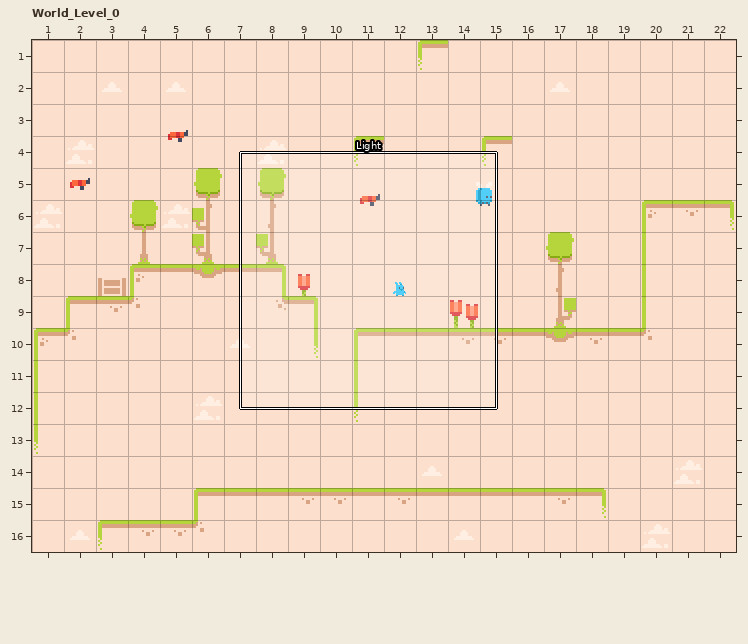
A LDtk project gets an edit: Content/ldtk/Example/World.ldtk. The first picture shows the starting point.
Cells are 16x16 px. Shown: World_Level_0 x 1..22, y 1..16.
After:
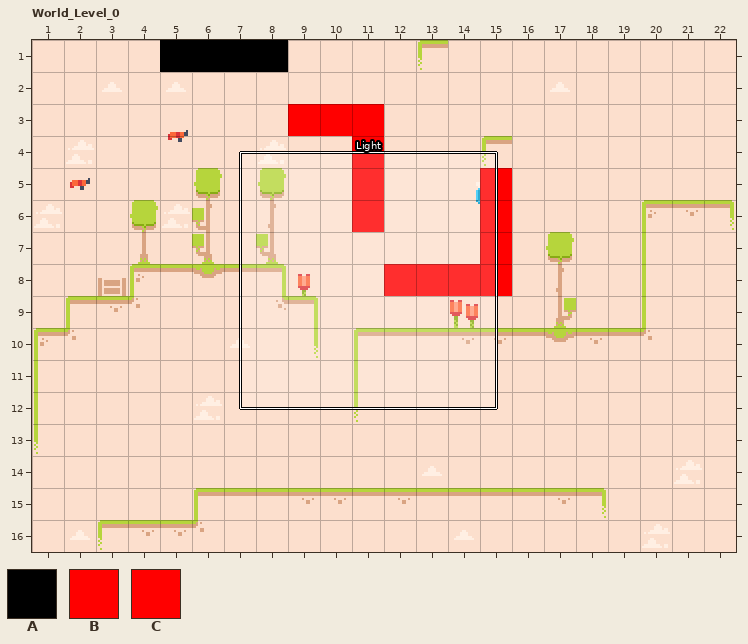
Key: from "IntGrid": A 1, B 2, C 3.
_ is an empty cell.
Changes in this commit:
{"where": "layer \"IntGrid\""}
{"y":1,"x":5,"old":"____","new":"AAAA"}
{"y":3,"x":9,"old":"___","new":"BBB"}
{"y":4,"x":11,"old":"_","new":"B"}
{"y":5,"x":11,"old":"_","new":"B"}
{"y":5,"x":15,"old":"_","new":"C"}
{"y":6,"x":11,"old":"_","new":"B"}
{"y":6,"x":15,"old":"_","new":"C"}
{"y":7,"x":15,"old":"_","new":"C"}
{"y":8,"x":12,"old":"____","new":"CCCC"}
{"label":"added","picture_box":[160,40,288,72]}
{"label":"added","picture_box":[288,104,384,232]}
{"label":"added","picture_box":[384,168,512,296]}
